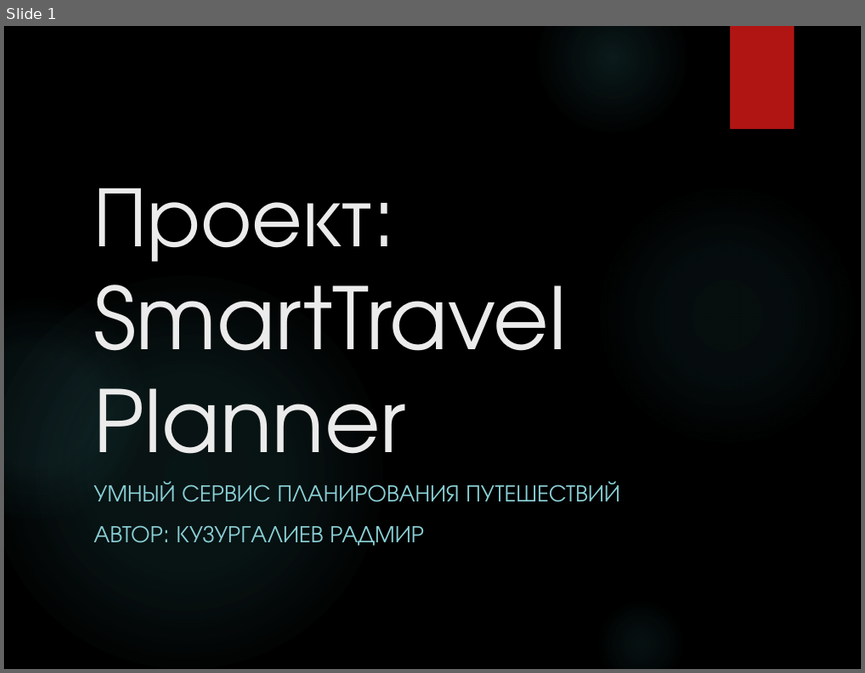
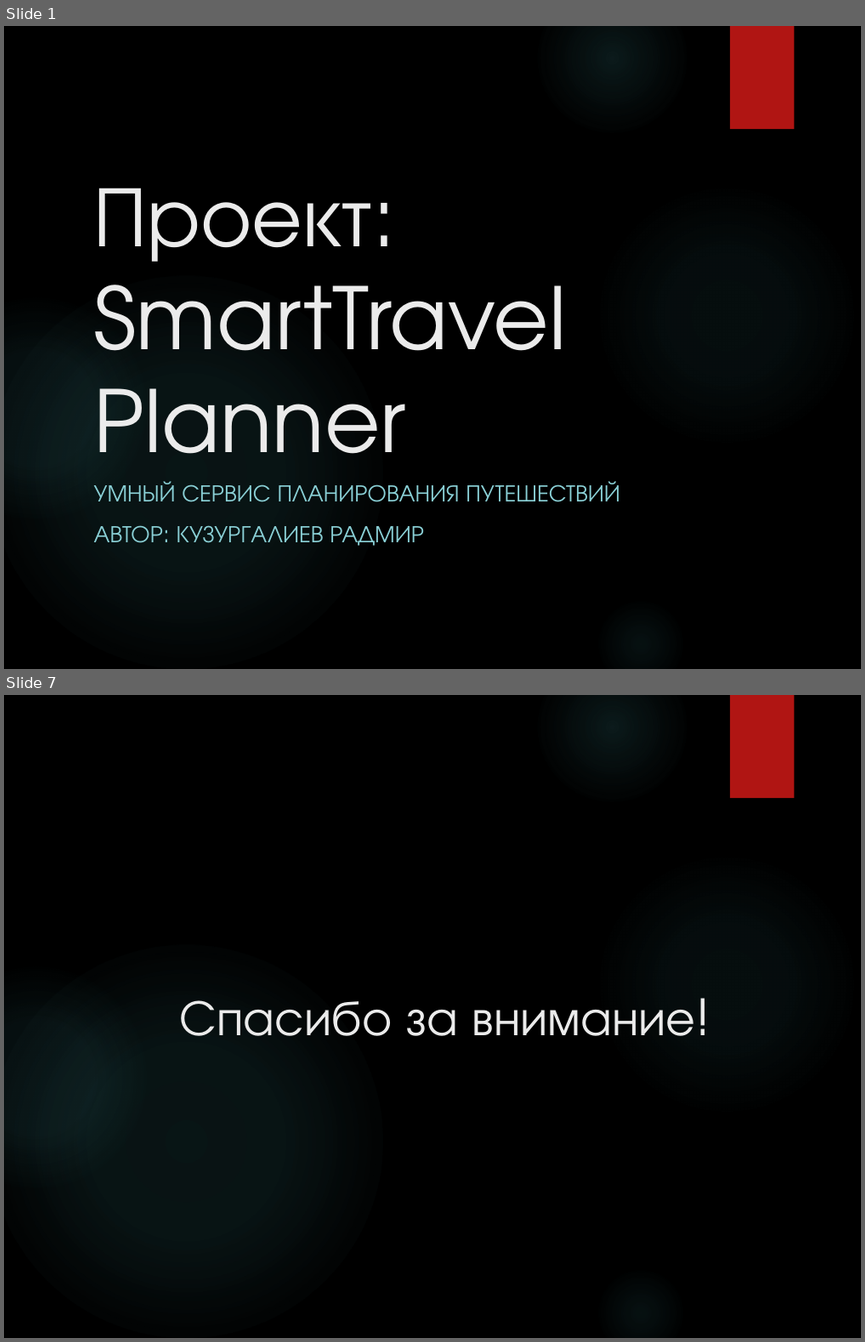
Before and after one commit to RAdKuzur/ASU, a slide deck: Управление IT-сервисами (Кузнецова)/Практическая 2.pptx. Shown one above the other, each under a label of ours: slide 1 before the commit, slides 1 and 7 after it; the slides between them are not shown. The pictures are 865x673 and 865x1342 pixels, drawn with LibreOffice and Linux fonts; fonts in the diff are those of the drawing; background and template pictures are left out. Boxes give left, top, right and bottom in pixels: in the first picture for what was removed or moved away, otherwise in the second. Text is boxed around its words. In the diff, an @@ line names an element or a change of style, - is before the commit and + after.

```diff
--- a/Управление IT-сервисами (Кузнецова)/Практическая 2.pptx
+++ b/Управление IT-сервисами (Кузнецова)/Практическая 2.pptx
@@ slide 7 added at (x1=4, y1=695, x2=861, y2=1338), background picture (left out); not listed: 6 template elements that a slide beside it also shows @@
@@ title added at (x1=180, y1=1000, x2=695, y2=1036), 42 pt, text #EBEBEB @@
+Спасибо за внимание!
```
Also in this commit, not shown: 5 slides changed, 4 other files.
